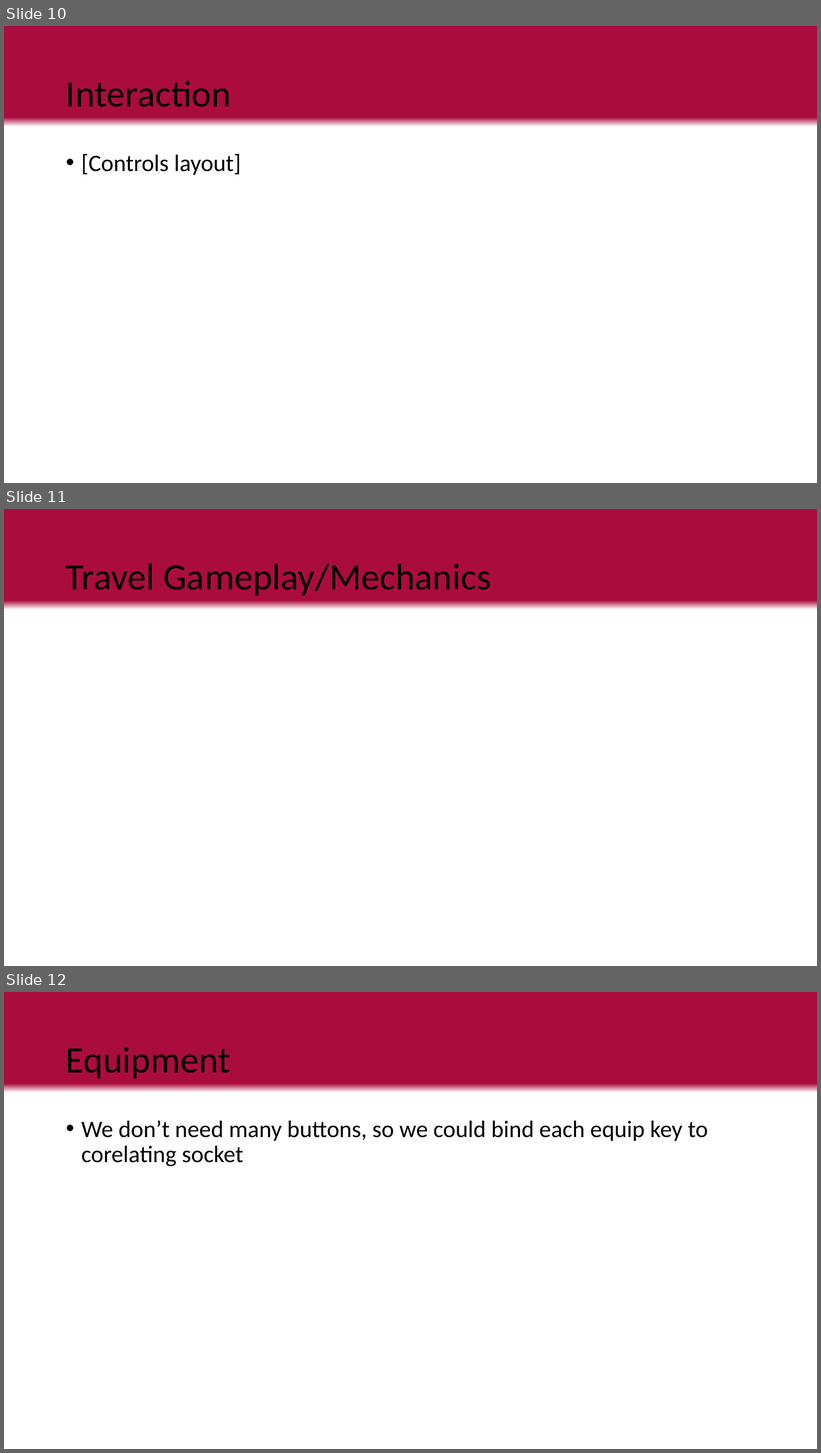
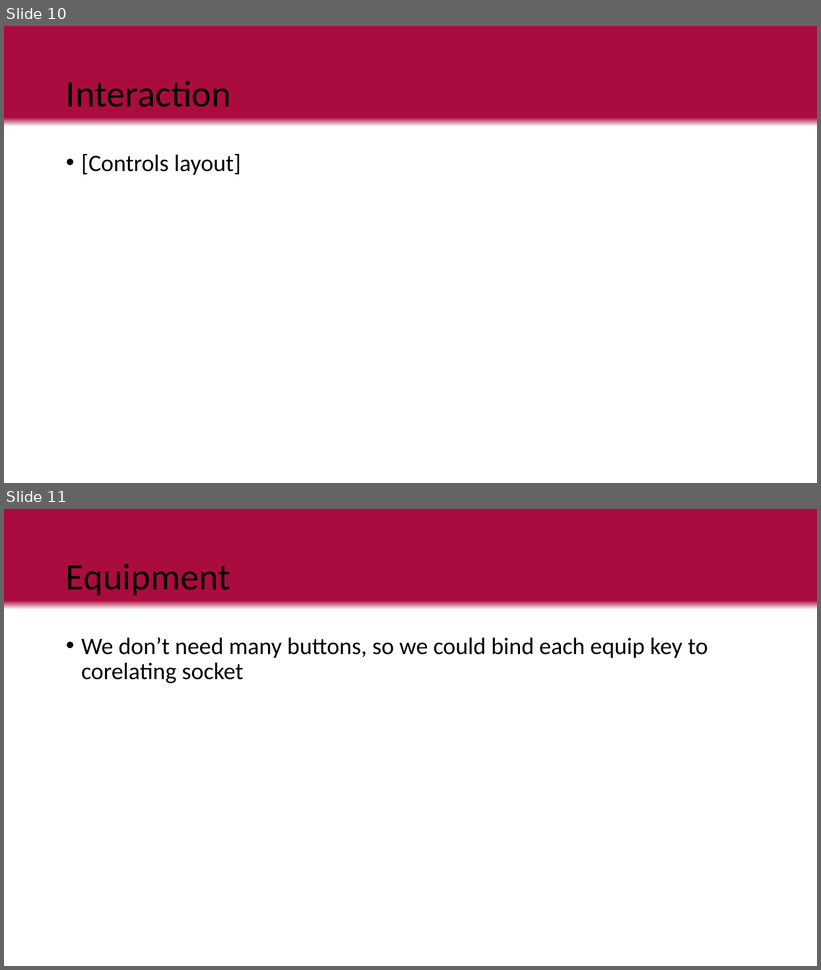
Before and after one commit to LuxRegem/Project_Clash-of-Cosplayers, a slide deck: Shared Documentation/Luke's Documents/Clash of Cos - Visual Pitch.pptx. Shown one above the other, each under a label of ours: slides 10, 11 and 12 before the commit, slides 10 and 11 after it. The pictures are 821x1453 and 821x970 pixels, drawn with LibreOffice and Linux fonts; fonts in the diff are those of the drawing. Boxes give left, top, right and bottom in pixels: in the first picture for what was removed or moved away, otherwise in the second. Text is boxed around its words. In the diff, an @@ line names an element or a change of style, - is before the commit and + after.

Commit message:
Edited Moodboards/added quations/removed travel section
travel section was unnecessary

```diff
--- a/Shared Documentation/Luke's Documents/Clash of Cos - Visual Pitch.pptx
+++ b/Shared Documentation/Luke's Documents/Clash of Cos - Visual Pitch.pptx
@@ slide 11 removed at bbox=[4, 509, 817, 966], background gradient #AB0C3F to #FFFFFF @@
@@ title removed at bbox=[66, 564, 491, 595] @@
-Travel Gameplay/Mechanics
@@ what was slide 12 is now slide 11 @@
```
Also in this commit, not shown: 5 slides changed, 2 slides added.
